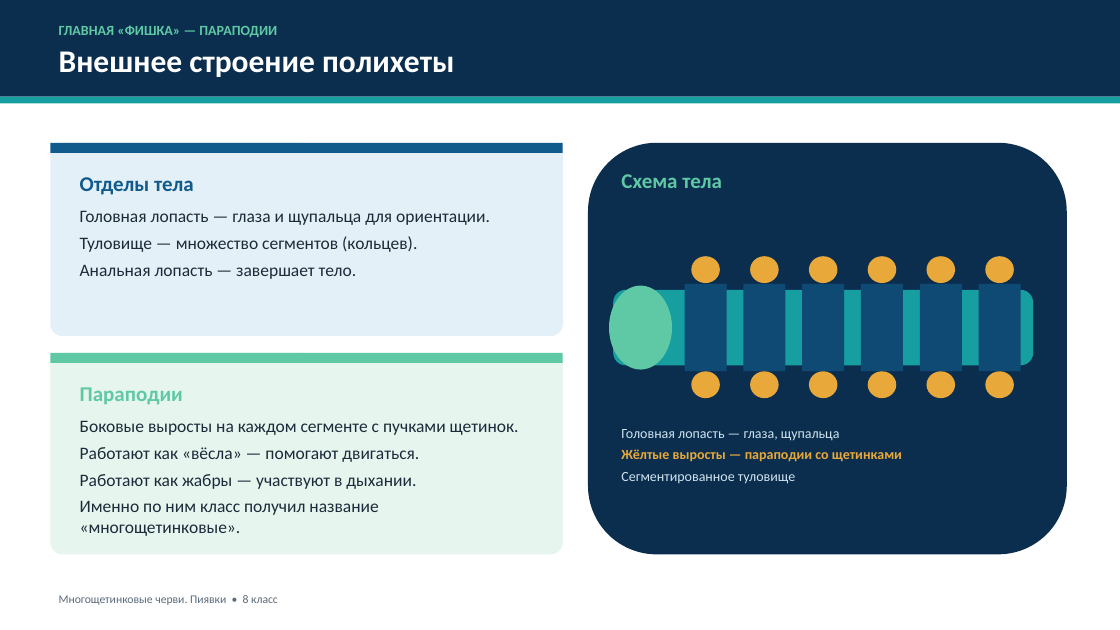
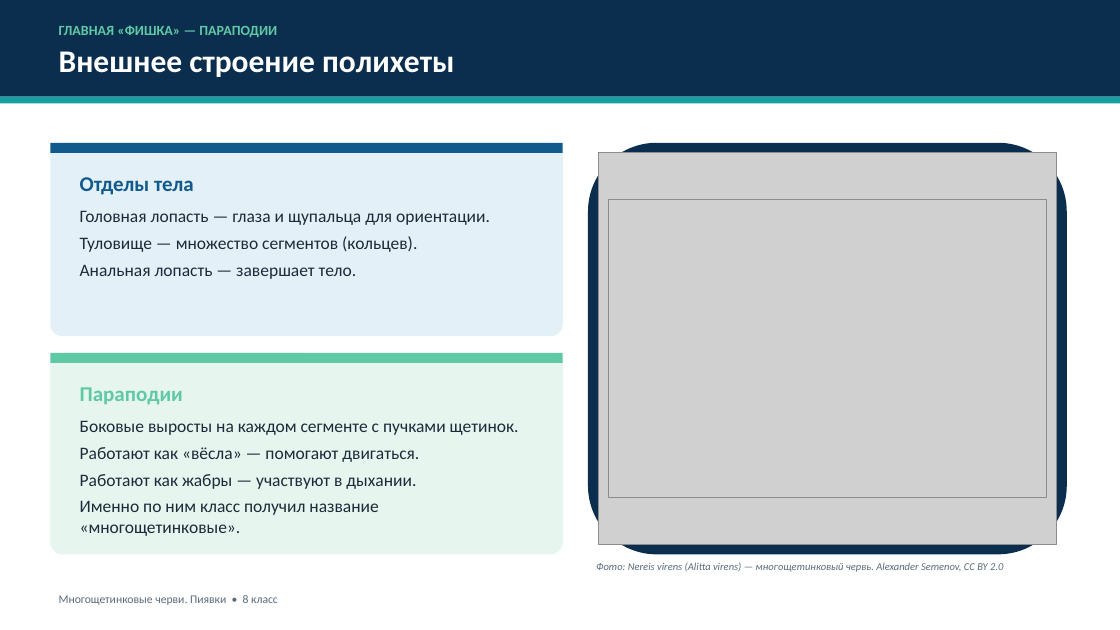
Before and after one commit to grigoriy131112-sketch/volna, a slide deck: slide 4 of biology/assets/downloads/Многощетинковые_черви_и_пиявки.pptx. Drawn at 1120x630 pixels with LibreOffice and Linux fonts; fonts in the diff are those of the drawing; grey boxes stand for pictures. Boxes give left, top, right and bottom in pixels: in the first picture for what was removed or moved away, otherwise in the second. Text is boxed around its words. In the diff, an @@ line names an element or a change of style, - is before the commit and + after.

```diff
--- a/biology/assets/downloads/Многощетинковые_черви_и_пиявки.pptx
+++ b/biology/assets/downloads/Многощетинковые_черви_и_пиявки.pptx
@@ picture added at box(598, 153, 1057, 544) @@
@@ text removed at box(621, 174, 722, 188) @@
-Схема тела
@@ picture added at box(608, 200, 1047, 498) @@
@@ ellipse removed at box(691, 256, 720, 283) @@
@@ ellipse removed at box(750, 256, 779, 283) @@
@@ ellipse removed at box(809, 256, 838, 283) @@
@@ ellipse removed at box(868, 256, 897, 283) @@
@@ ellipse removed at box(927, 256, 955, 283) @@
@@ ellipse removed at box(986, 256, 1014, 283) @@
@@ ellipse removed at box(609, 286, 672, 370) @@
@@ rounded rectangle removed at box(613, 290, 1033, 365) @@
@@ rectangle removed at box(685, 284, 727, 371) @@
@@ rectangle removed at box(744, 284, 786, 371) @@
@@ rectangle removed at box(802, 284, 844, 371) @@
@@ rectangle removed at box(861, 284, 903, 371) @@
@@ rectangle removed at box(920, 284, 962, 371) @@
@@ rectangle removed at box(979, 284, 1021, 371) @@
@@ ellipse removed at box(691, 371, 720, 398) @@
@@ ellipse removed at box(750, 371, 779, 398) @@
@@ ellipse removed at box(809, 371, 838, 398) @@
@@ ellipse removed at box(868, 371, 897, 398) @@
@@ ellipse removed at box(927, 371, 955, 398) @@
@@ ellipse removed at box(986, 371, 1014, 398) @@
@@ text removed at box(621, 429, 902, 484) @@
-Головная лопасть — глаза, щупальца
-Жёлтые выросты — параподии со щетинками
-Сегментированное туловище
@@ text added at box(596, 562, 1003, 572), 9 pt, text #5A6B7B, italic @@
+Фото: Nereis virens (Alitta virens) — многощетинковый червь. Alexander Semenov, CC BY 2.0
```
Also in this commit, not shown: 3 other files.
